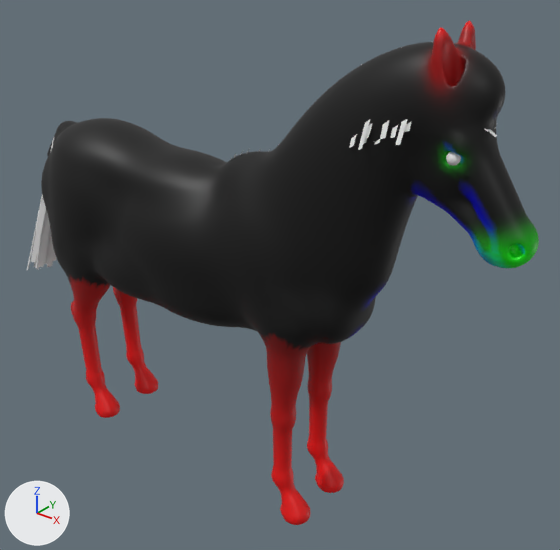
Two versions of the glTF model game/assets/horse/placeholder/horse_adult.glb, one commit apart.
The view is the same before and after, from a 50 mm camera at (2.33, -2.32, 2.56) aimed at (0.37, 0.13, 1.04). Arrows for +X, +Y and +Z are at lower left; the lights stay in place. The older version comes first. Vertices at exactly the same position are counted once.

Names of what the first picture shows: 'Body', 'Mane', 'Tail' and 1 more.
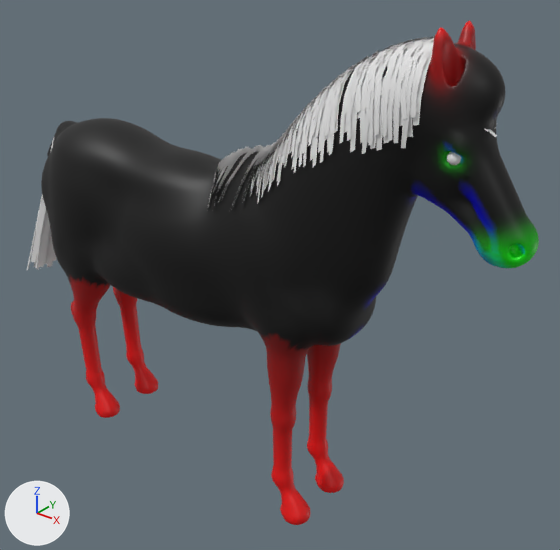
The change, as a list of edits to the scene's bpy script:
```text
Change me_mane:
    used by ob_mane; location = (0.0, 0.0, 0.0)
    remove me_mane.from_pydata(...)  # 1740 vertices, 1450 faces; spans x 0.197..1.366, y -0.188..0.117, z 1.337..2.147
    add me_mane.from_pydata(...)  # 1740 vertices, 1450 faces; spans x 0.169..1.366, y -0.207..0.162, z 1.404..2.161
    me_mane part 1: 1656 of 1740 vertices moved; they spanned x 0.197..1.158, y -0.188..0.117, z 1.337..2.147 and now span x 0.169..1.158, y -0.207..0.162, z 1.404..2.161; mean shift (-0.018, -0.005, 0.019); largest move (0.444, -0.103, 1.455) -> (0.437, -0.186, 1.514)
```

Changed parts and their boxes (x1, y1, x2, y2) in the pictures (560 x 550 px; the box of a moved part takes in the faces that stretch with it):
'Mane', reshaped (mostly hidden before): before (230, 119, 497, 160); after (207, 36, 497, 211)
part 1 of me_mane, moved or reshaped (mostly hidden before): before (230, 119, 411, 160); after (207, 36, 435, 211)
